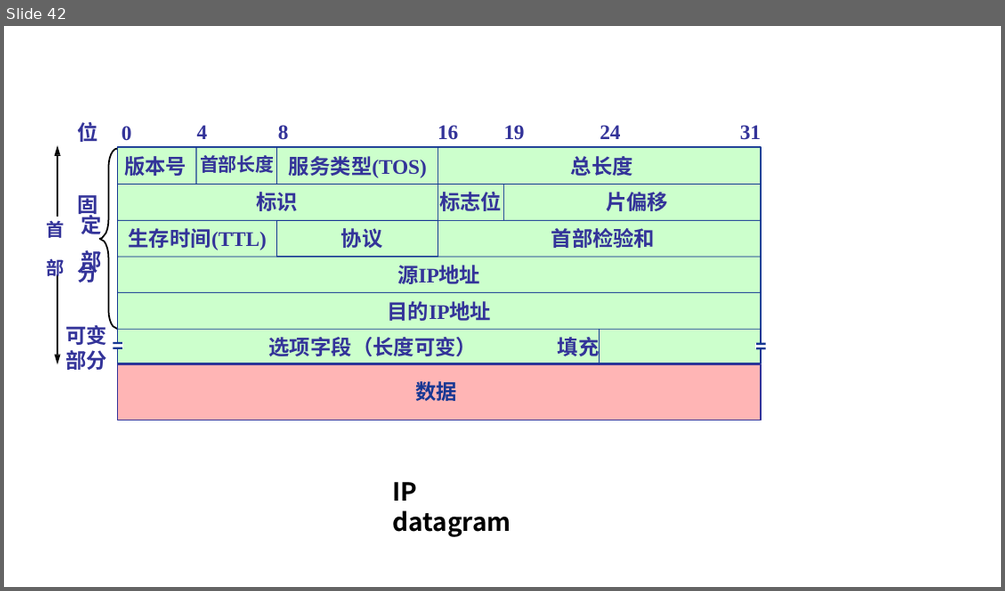
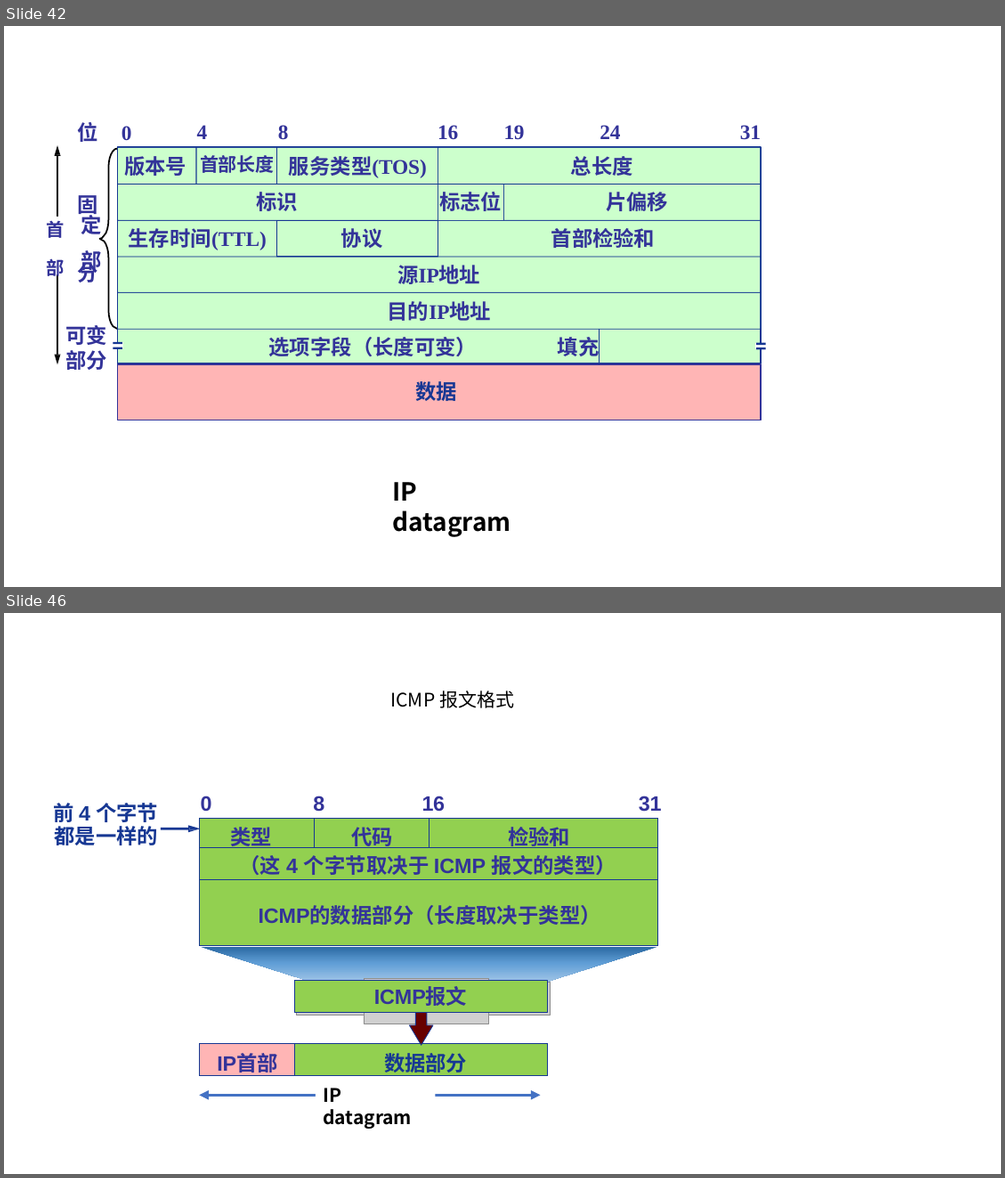
Before and after one commit to guofei9987/a, a slide deck: computer/network/计算机网络-素材.pptx. Shown one above the other, each under a label of ours: slide 42 before the commit, slides 42 and 46 after it; the slides between them are not shown. The pictures are 1005x591 and 1005x1178 pixels, drawn with LibreOffice and Linux fonts; fonts in the diff are those of the drawing; grey boxes stand for pictures. Boxes give left, top, right and bottom in pixels: in the first picture for what was removed or moved away, otherwise in the second. Text is boxed around its words. In the diff, an @@ line names an element or a change of style, - is before the commit and + after.

```diff
--- a/computer/network/计算机网络-素材.pptx
+++ b/computer/network/计算机网络-素材.pptx
@@ slide 46 added at (4, 613, 1001, 1174), background #FFFFFF @@
@@ text added at (390, 690, 514, 708), 18 pt, text #000000 @@
+ICMP 报文格式
@@ text added at (201, 795, 212, 811), 20 pt, text #333399, bold @@
+0
@@ text added at (313, 795, 324, 811), 20 pt, text #333399, bold @@
+8
@@ text added at (422, 795, 445, 811), 20 pt, text #333399, bold @@
+16
@@ text added at (639, 795, 662, 811), 20 pt, text #333399, bold @@
+31
@@ text added at (54, 803, 159, 845), 20 pt, text #163793, bold @@
+前 4 个字节都是一样的
@@ freeform shape added at (161, 826, 200, 832), fill #163793 @@
@@ table added at (200, 818, 657, 946), 3 rows, 3 columns @@
+类型 | 代码 | 检验和
+（这 4 个字节取决于 ICMP 报文的类型） |  | 
+ICMP的数据部分（长度取决于类型） |  | 
@@ trapezoid added at (200, 947, 657, 981), fill gradient #2A69A2 to #609ED6 to #9DC3E6 @@
@@ rectangle added at (295, 981, 548, 1013), fill #92D050, outline #163793 0.75 pt, 20 pt, text #333399, bold @@
+ICMP报文
@@ picture added at (297, 981, 550, 1014) @@
@@ picture added at (364, 979, 488, 1023) @@
@@ freeform shape added at (409, 1013, 433, 1046), fill #680000 @@
@@ freeform shape added at (409, 1013, 433, 1046), outline #163793 0.75 pt @@
@@ table added at (200, 1043, 548, 1079), 1 rows, 2 columns @@
+IP首部 | 数据部分
@@ text added at (323, 1087, 412, 1128), 18 pt, text #000000, bold @@
+IP datagram
@@ double arrow added from (199, 1094) to (540, 1094), #4472C4 3 pt @@
```
Also in this commit, not shown: 12 other slides added, 2 other files.
